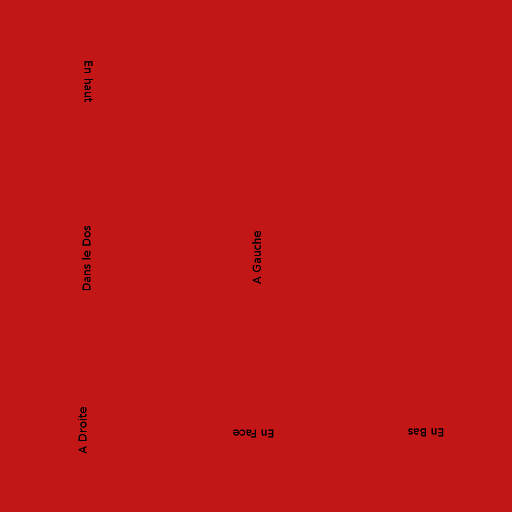
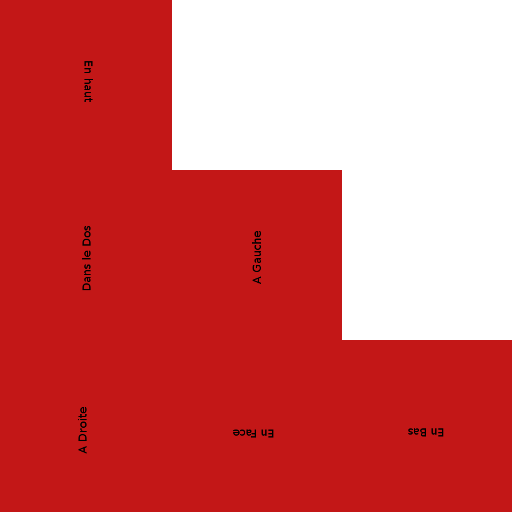
Before/after of a 512x512 layered artwork. What changed in the layer stack:
painted on "background-color" over [172, 0, 512, 340]
renamed "cube-uv-map.png" to "screenshot from Blender", hid it over [172, 0, 512, 340]
